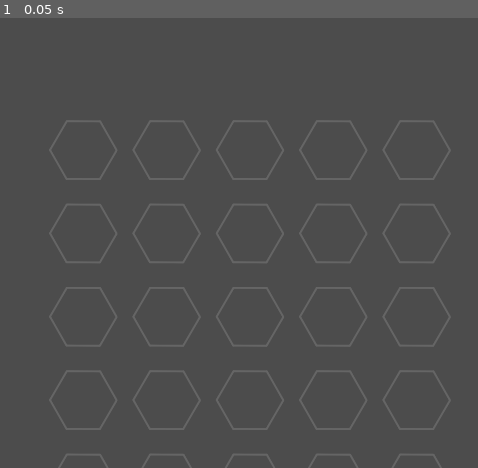
Above: before the commit, frame 1.
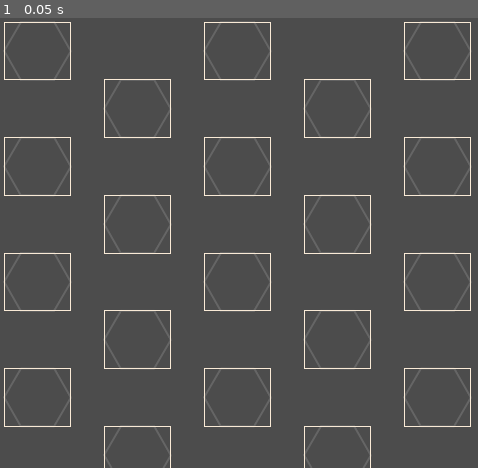
Above: after the commit, the same moment.

Repository: cardinal23/Hex2022
Game: Godot game, scene res://Main.tscn
The game is run twice, just before and just after one commit, with the same random seed, the same clock (stepped at 60 frames per second) and the same inputs.
Inputs:
- Up to frame 1 (0.05 s): no input

The runs differ from the first frame. In frame 1, 5.2% of the frame differs, in the area x 0-99%, y 0-100%.

Commit message:
Hex grid positioning

Diff:
--- a/Grid.gd
+++ b/Grid.gd
@@ -6,17 +6,17 @@
 
 func _init():
     var size = 80
+    var width = 2 * size
+    var height = sqrt(3) * size
 
     for y in 5:
         for x in 5:
+            var oddOffset = x % 2 * (height / 2)
+
             var hex = Hex.instance()
             hex.size = size
             hex.position = Vector2(
-                100 * x + size,
-                100 * y + sqrt(3) * size
+                (width * 0.75) * x,
+                height * y + oddOffset
             )
             add_child(hex)
-
-# Called when the node enters the scene tree for the first time.
-func _ready():
-    pass # Replace with function body.
--- a/Hex.gd
+++ b/Hex.gd
@@ -1,6 +1,6 @@
 extends Line2D
 
-var size = 40
+var size = 0
 
 func _init():
     antialiased = true
@@ -8,7 +8,10 @@
     default_color = Color(0.4,0.4,0.4)
 
 func _ready():
-    var center = Vector2(position.x + size / 2, position.y + size / 2)
+    var center = Vector2(
+        position.x + size,
+        position.y + (sqrt(3) * size) / 2
+    )
 
     set_points(
         PoolVector2Array([
@@ -22,6 +25,14 @@
         ])
     )
 
+func _draw():
+    print(position)
+    var debug := true
+
+    if debug:
+        var borderRect = Rect2(position, Vector2(size * 2, sqrt(3) * size))
+        draw_rect(borderRect, Color.antiquewhite, false)
+
 # From https://www.redblobgames.com/grids/hexagons/
 func corner(center, size, i):
     var angleDeg = 60 * i
--- a/Main.tscn
+++ b/Main.tscn
@@ -5,5 +5,7 @@
 [node name="Main" type="Node2D"]
 
 [node name="Grid" parent="." instance=ExtResource( 1 )]
-margin_right = 1916.0
-margin_bottom = 1076.0
+margin_left = 10.0
+margin_top = 10.0
+margin_right = 50.0
+margin_bottom = 50.0
